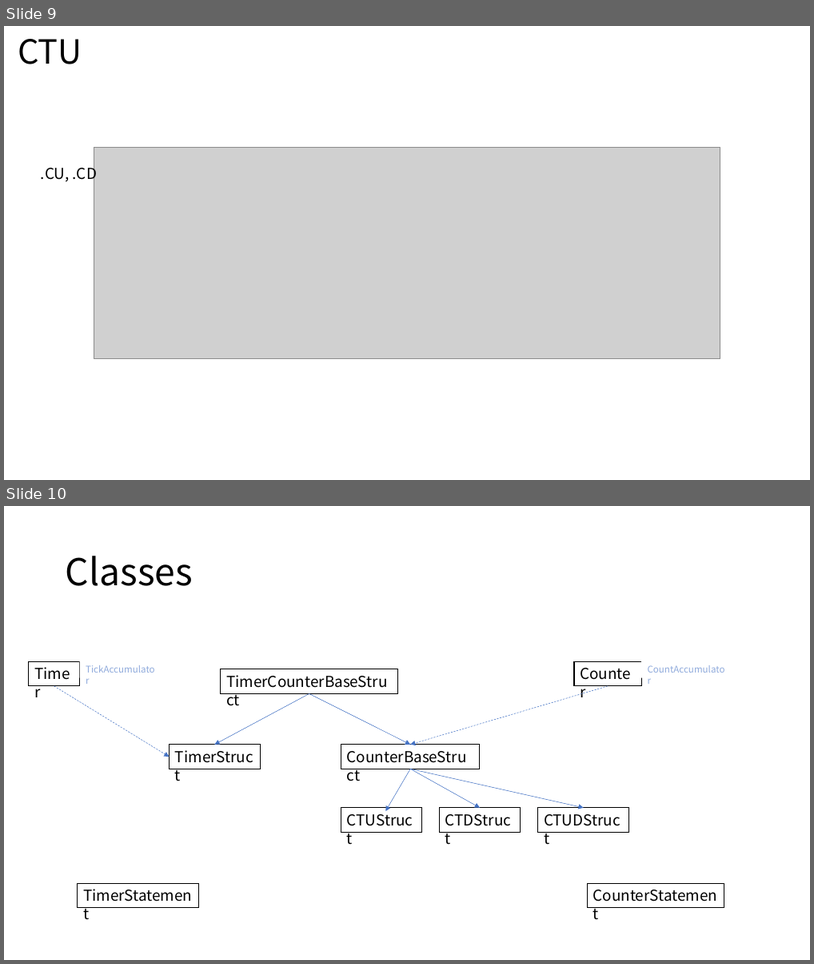
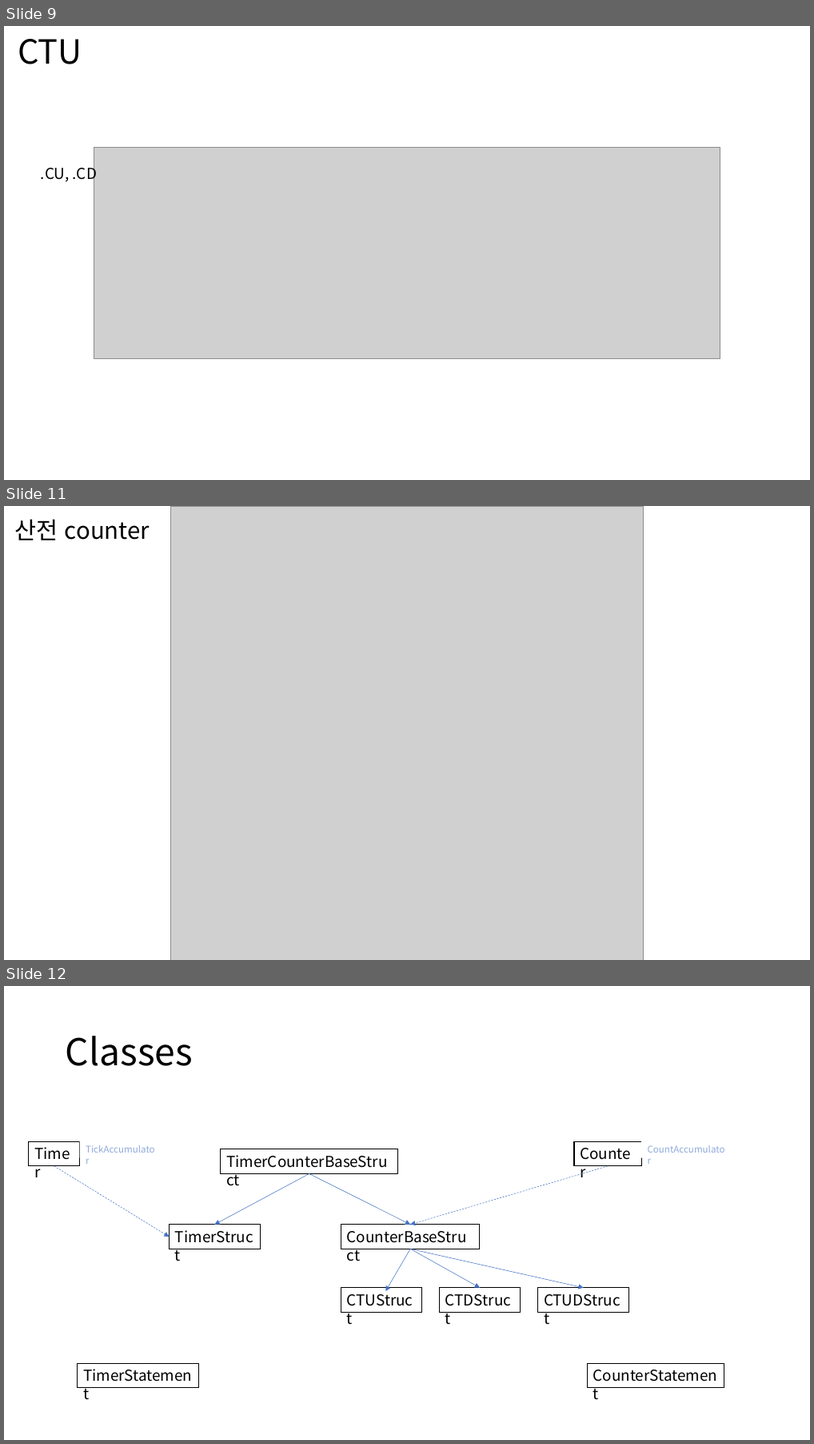
Before and after one commit to DualsoftDev/ds, a slide deck: DsDotNet/src/Engine/Engine.Core/Timer.pptx. Shown one above the other, each under a label of ours: slides 9 and 10 before the commit, slides 9, 11 and 12 after it; the slides between them are not shown. The pictures are 814x964 and 814x1444 pixels, drawn with LibreOffice and Linux fonts; fonts in the diff are those of the drawing; grey boxes stand for pictures. Boxes give left, top, right and bottom in pixels: in the first picture for what was removed or moved away, otherwise in the second. Text is boxed around its words. In the diff, an @@ line names an element or a change of style, - is before the commit and + after.

Commit message:
- CTR (Ring counter 구현)

```diff
--- a/DsDotNet/src/Engine/Engine.Core/Timer.pptx
+++ b/DsDotNet/src/Engine/Engine.Core/Timer.pptx
@@ slide 11 added at [4, 506, 810, 960], background #FFFFFF @@
@@ title added at [15, 519, 150, 540], 28 pt, text #000000 @@
+산전 counter
@@ picture added at [171, 506, 643, 960] @@
@@ what was slide 10 is now slide 12 @@
```
Also in this commit, not shown: 1 other slide added, 7 other files.
